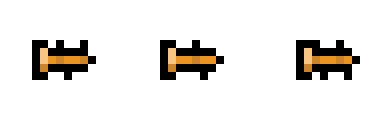
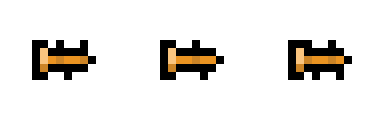
The second 384x128 image is a revision of the first. Changes to its layers:
painted on "Calque 1" over [288, 40, 360, 80]
